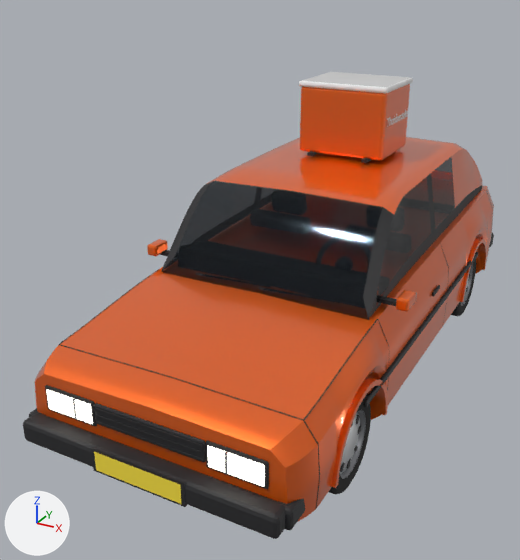
The glTF model godot/assets/models/corso.glb, before and after one commit.
The view is the same before and after, from a camera (50 mm lens) standing at (1.89, -4.26, 2.65) and looking at (-0.25, -0.36, 0.7). Every picture has the same lights, and +X, +Y and +Z are marked at lower left. The first picture is the older version. Where no turn or scale is listed for an object, it has been applied to the vertices.

Objects in the first picture: 'bumper_front', 'cabin_glass', 'cabin_pillar', 'cabin_roof', 'door_L', 'fender_L', 'hood', 'nose', 'quarter_L', 'roofbox', 'roofbox_lid', 'wheel_FL' and 29 more.
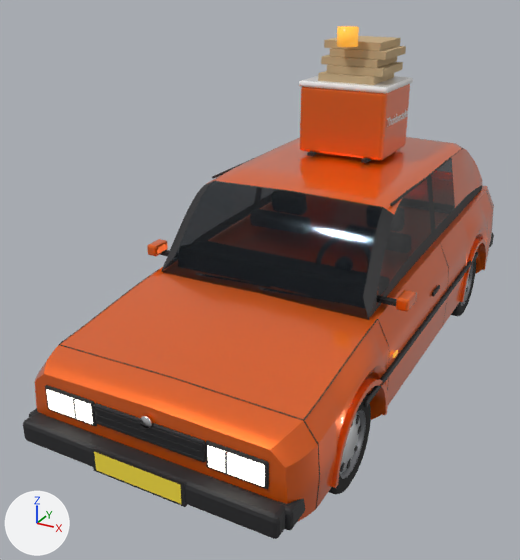
Where the change shows, as pixel boxes (x1, y1, x2, y2) in the pictures (520 x 560 px):
'pizza_4', added (beige): after (324, 36, 400, 51)
'pizza_1', added (beige): after (327, 62, 403, 77)
'pizza_3', added (beige): after (330, 46, 406, 60)
'pizza_2', added (beige): after (321, 55, 397, 68)
'pizza_0', added (beige): after (318, 71, 394, 85)
'beacon_orange', added (orange): after (337, 26, 359, 47)
'badge_front', added: after (140, 415, 153, 429)
'drip_rail_L', added: after (390, 148, 463, 206)
'drip_rail_R', added: after (212, 156, 258, 179)

The change, as a list of edits to the scene's bpy script:
```text
Add mat_cardboard:
    mat_cardboard = principled_material('Cardboard')
    mat_cardboard.base_color = (0.55, 0.4, 0.22)  # beige #c4aa81
    mat_cardboard.roughness = 0.9
Add me_pizza_4:
    me_pizza_4.from_pydata(...)  # a box spanning x -0.2..0.2, y -0.2..0.2, z -0.025..0.025
    me_pizza_4.materials.append(mat_cardboard)  # beige #c4aa81
Add me_drip_rail_r:
    me_drip_rail_r.from_pydata(...)  # a box spanning x -0.01..0.01, y -0.8..0.8, z -0.01..0.01
    me_drip_rail_r.materials.append(mat_trim)  # black #242427
Add me_beacon_orange:
    me_beacon_orange.from_pydata(...)  # a 14-sided cylinder along z spanning x -0.0682..0.0682, y -0.07..0.07, z -0.06..0.06
    me_beacon_orange.materials.append(mat_indicator)  # orange #f3b33f, glowing orange #cb8e30
Add me_badge_front:
    me_badge_front.from_pydata(...)  # a 20-sided cylinder along y spanning x -0.035..0.035, y -0.006..0.006, z -0.035..0.035
    me_badge_front.materials.append(mat_chrome)  # white #e7e7ea
Add ob_pizza_4:
    ob_pizza_4 = bpy.data.objects.new('pizza_4', me_pizza_4)
    ob_pizza_4.location = (0.0, 0.646, 2.152)
Add ob_pizza_3:
    ob_pizza_3 = bpy.data.objects.new('pizza_3', me_pizza_4.copy())
    ob_pizza_3.location = (0.05, 0.626, 2.1)
Add ob_pizza_2:
    ob_pizza_2 = bpy.data.objects.new('pizza_2', me_pizza_4.copy())
    ob_pizza_2.location = (0.0, 0.605, 2.048)
Add ob_pizza_1:
    ob_pizza_1 = bpy.data.objects.new('pizza_1', me_pizza_4.copy())
    ob_pizza_1.location = (0.05, 0.586, 1.996)
Add ob_pizza_0:
    ob_pizza_0 = bpy.data.objects.new('pizza_0', me_pizza_4.copy())
    ob_pizza_0.location = (0.0, 0.566, 1.944)
Add ob_drip_rail_r:
    ob_drip_rail_r = bpy.data.objects.new('drip_rail_R', me_drip_rail_r)
    ob_drip_rail_r.location = (-0.615, 0.449, 1.358)
Add ob_drip_rail_l:
    ob_drip_rail_l = bpy.data.objects.new('drip_rail_L', me_drip_rail_r.copy())
    ob_drip_rail_l.location = (0.615, 0.449, 1.358)
Add ob_beacon_orange:
    ob_beacon_orange = bpy.data.objects.new('beacon_orange', me_beacon_orange)
    ob_beacon_orange.location = (0.0, 0.366, 2.214)
Add ob_badge_front:
    ob_badge_front = bpy.data.objects.new('badge_front', me_badge_front)
    ob_badge_front.location = (0.0, -1.966, 0.618)
```
